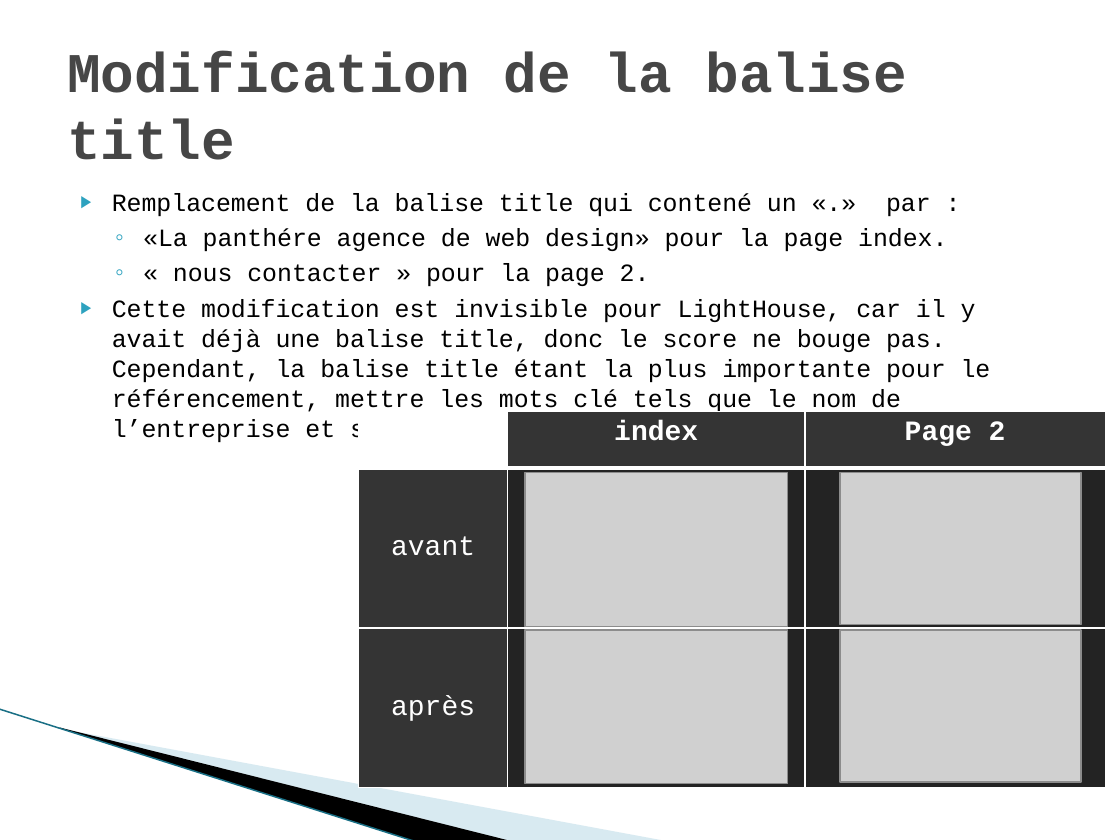
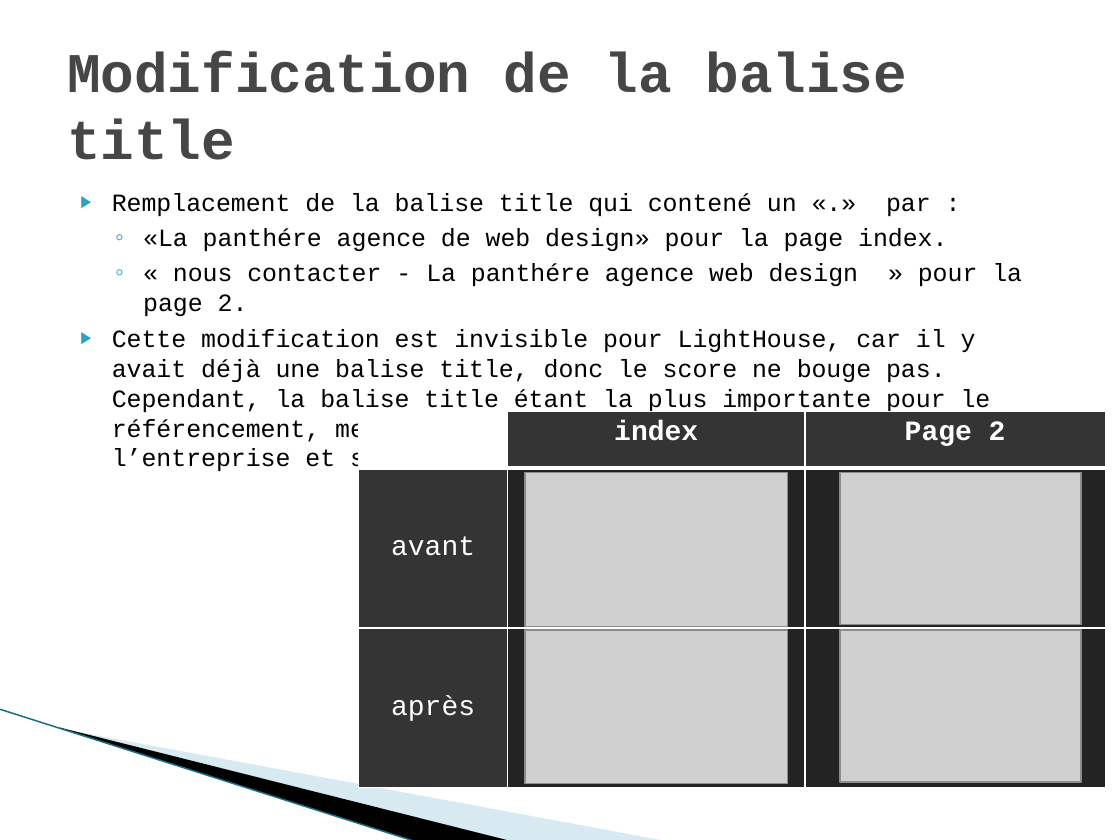
Before and after one commit to gwenaelgressier/GwenaelGressier_04_28022022, a slide deck: slide 5 of Rapport audit.pptx. Drawn at 1120x840 pixels with LibreOffice and Linux fonts; fonts in the diff are those of the drawing; grey boxes stand for pictures; background and template pictures are left out. Boxes give left, top, right and bottom in pixels: in the first picture for what was removed or moved away, otherwise in the second. Text is boxed around its words. In the diff, an @@ line names an element or a change of style, - is before the commit and + after.

```diff
--- a/Rapport audit.pptx
+++ b/Rapport audit.pptx
@@ text at <box>143,263,1022,316</box>: text changed @@
-  ◦ « nous contacter » pour la page 2.
+  ◦ « nous contacter - La panthére agence web design » pour la page 2.
```
Also in this commit, not shown: 11 other slides changed, 2 slides removed, 2 other files.
